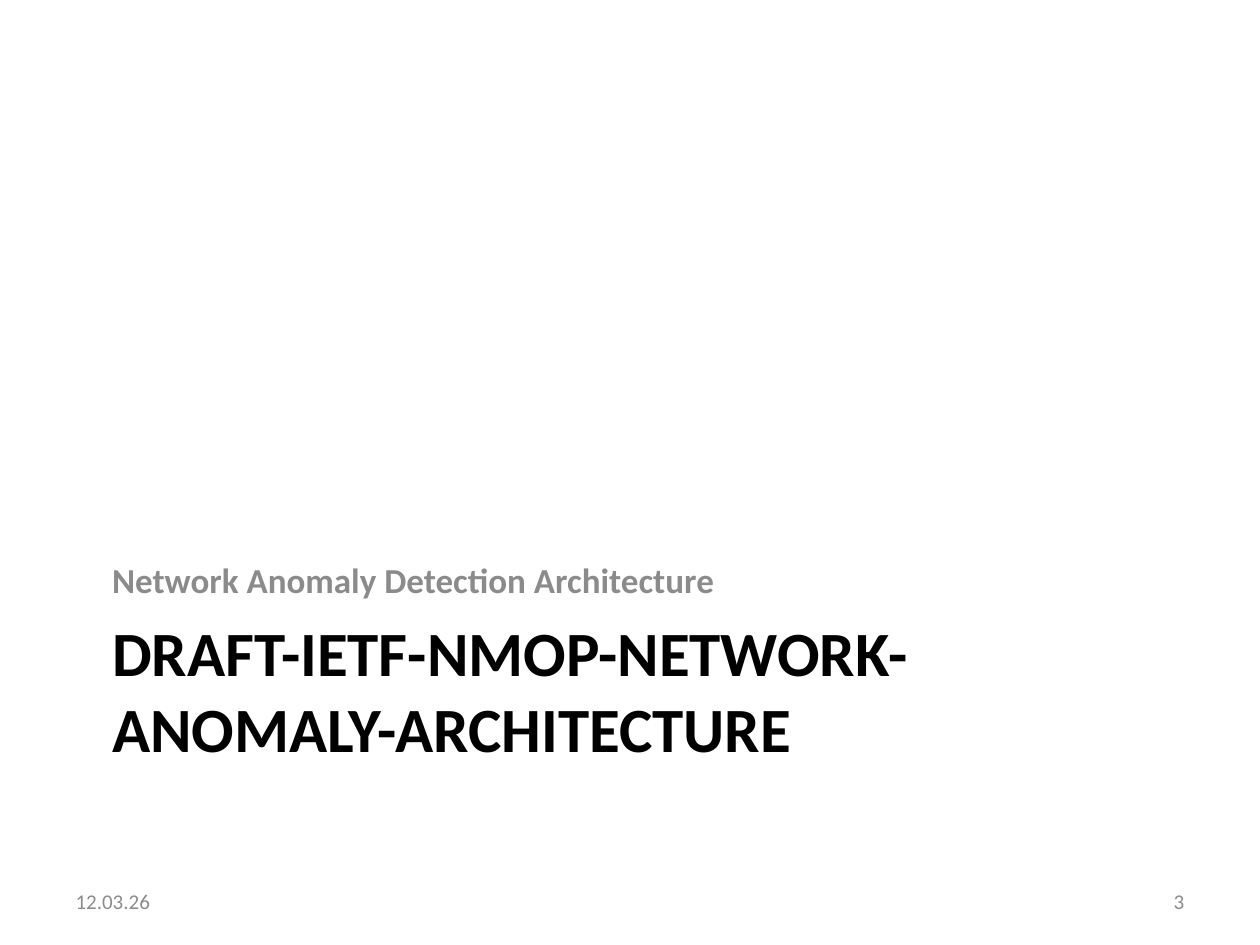
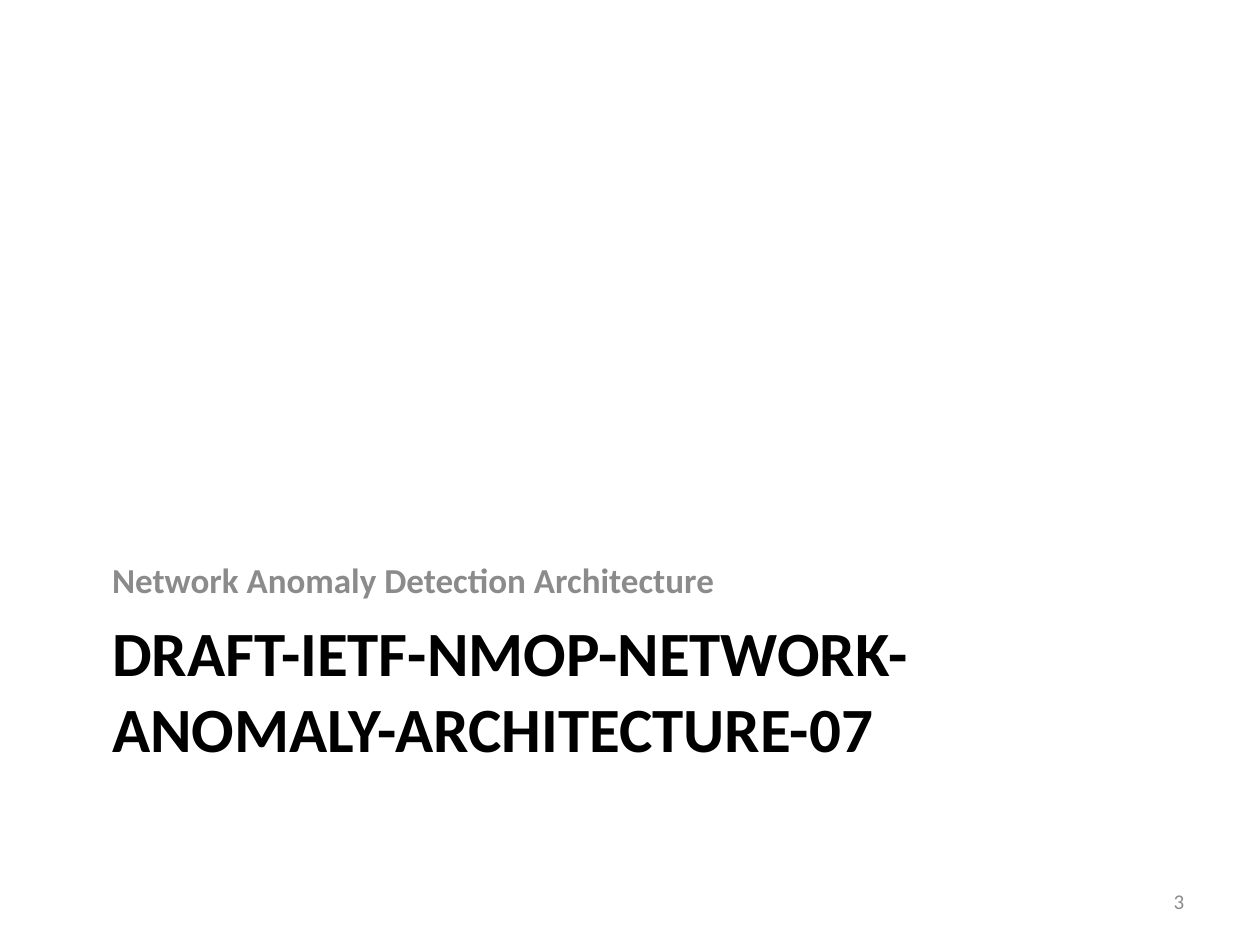
Before and after one commit to network-analytics/ietf-network-analytics-document-status, a slide deck: slide 3 of 125/NMOP/draft-ietf-nmop-network-anomaly-architecture-semantics-lifecycle.pptx. Drawn at 1260x945 pixels with LibreOffice and Linux fonts; fonts in the diff are those of the drawing. Boxes give left, top, right and bottom in pixels: in the first picture for what was removed or moved away, otherwise in the second. Text is boxed around its words. In the diff, an @@ line names an element or a change of style, - is before the commit and + after.

Commit message:
update anomaly detection slides: bullet points, update date, etc

```diff
--- a/125/NMOP/draft-ietf-nmop-network-anomaly-architecture-semantics-lifecycle.pptx
+++ b/125/NMOP/draft-ietf-nmop-network-anomaly-architecture-semantics-lifecycle.pptx
@@ title at (112, 634, 908, 753): text changed @@
-DRAFT-IETF-NMOP-NETWORK-ANOMALY-ARCHITECTURE
+DRAFT-IETF-NMOP-NETWORK-ANOMALY-ARCHITECTURE-07
@@ text removed at (76, 895, 150, 909) @@
-12.03.26
```
Also in this commit, not shown: 14 other slides changed, 1 other file.
